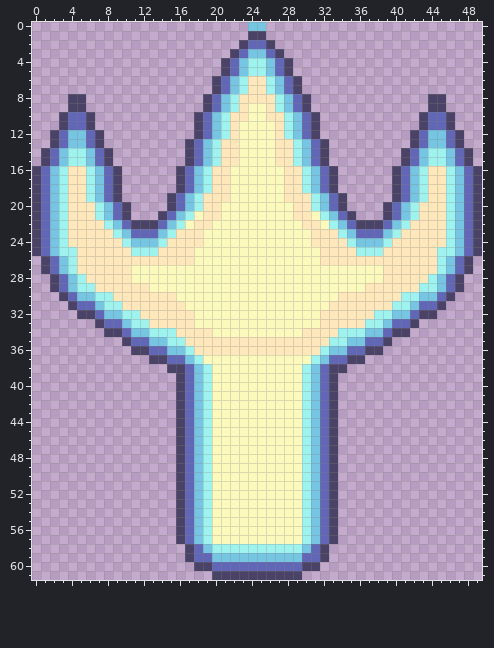
Pixel-art sprite: res/img/effect/holyspear.png. Above, as it was before the edit.
The file is 50x62 pixels. Colours within 5 levels of each other are drawn and written as one.
Once edited:
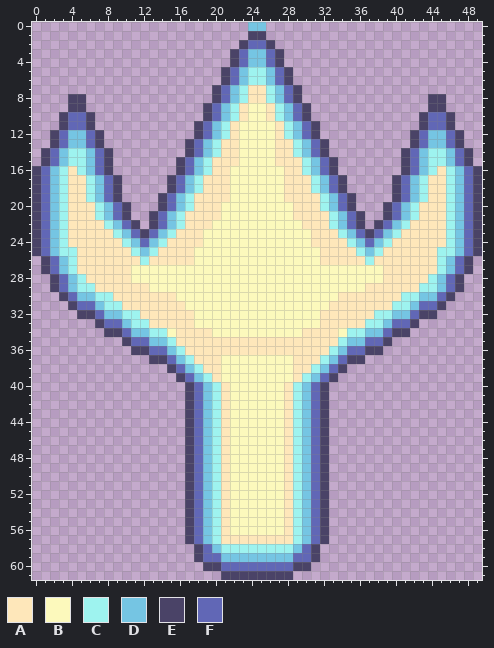
Palette (. is transparent): A #fee7ba  B #fcf9bc  C #9ef3ef  D #75c5e3  E #4a4367  F #6167b6
Edits made:
Changed rows in their new state; - is an unchanged pixel.
first column x 18:
 4 ---.EFDDFE.---
 6 --.EFDCCDFE.--
 8 -.EFDC--CDFE.-
10 .EFDC----CDFE.
first column x 5:
15 -----------EFDCA--------ACDFE-----------
16 CDFE.------------------------------.EFDC
17 ----------EFDCA----------ACDFE----------
18 ----------EFDCA----------ACDFE----------
19 ---------EFDCA------------ACDFE---------
20 ---------EFDCA------------ACDFE---------
21 --------EFDCAA------------AACDFE--------
22 -------.----A--------------A----.-------
23 -------E------------------------E-------
24 -------F------------------------F-------
25 -------D------------------------D-------
26 -------C------------------------C-------
first column x 15:
34 B------------------B
35 -A----------------A-
36 -CA--------------AC-
37 -DCAAA--------AAACD-
38 -FDCAA--------AACDF-
39 -----A--------A-----
40 -.EFDCA------ACDFE.-
41 -.EFDCA------ACDFE.-
42 -.EFDCA------ACDFE.-
43 -.EFDCA------ACDFE.-
44 -.EFDCA------ACDFE.-
45 -.EFDCA------ACDFE.-
46 -.EFDCA------ACDFE.-
47 -.EFDCA------ACDFE.-
48 -.EFDCA------ACDFE.-
49 -.EFDCA------ACDFE.-
50 -.EFDCA------ACDFE.-
51 -.EFDCA------ACDFE.-
52 -.EFDCA------ACDFE.-
53 -.EFDCA------ACDFE.-
54 -.EFDCA------ACDFE.-
55 -.EFDCA------ACDFE.-
56 -.EFDCA------ACDFE.-
57 -.EFDCAAAAAAAACDFE.-
58 --.EFD--------DFE.--
59 --.E-F--------F-E.--
60 ---.-E--------E-.---
61 -----.--------.-----
Changed places in both pictures, as pixel boxes (x1, y1, x2, y2):
changed: (194, 58, 320, 121)
changed: (77, 157, 221, 265)
changed: (293, 157, 374, 265)
changed: (392, 166, 437, 175)
changed: (167, 328, 347, 580)
